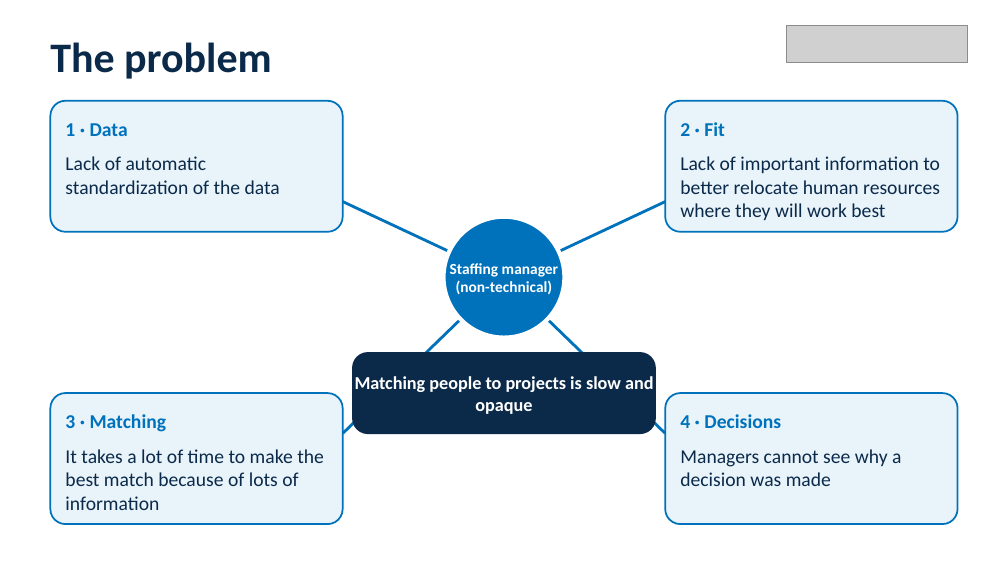
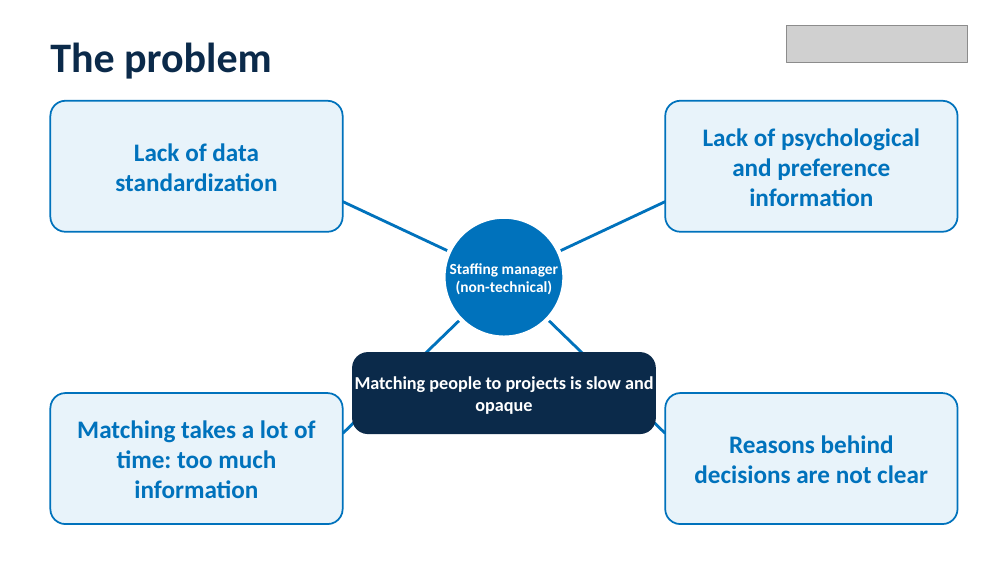
Before and after one commit to igagmol/hackaton-saturday, a slide deck: slide 2 of pitch/NTTDATA_pitch_deck.pptx. Drawn at 1008x567 pixels with LibreOffice and Linux fonts; fonts in the diff are those of the drawing; grey boxes stand for pictures. Boxes give left, top, right and bottom in pixels: in the first picture for what was removed or moved away, otherwise in the second. Text is boxed around its words. In the diff, an @@ line names an element or a change of style, - is before the commit and + after.

```diff
--- a/pitch/NTTDATA_pitch_deck.pptx
+++ b/pitch/NTTDATA_pitch_deck.pptx
@@ vertical alignment top to middle in 3 elements at (115,143,277,191), (77,420,315,498), (703,128,920,206) @@
@@ text removed at (65,123,128,136) @@
-1 · Data
@@ text at (115,143,277,191): text changed; size 14 to 18 pt; text colour #0B2A4A to #0072BC; bold on @@
-Lack of automatic standardization of the data
+Lack of data standardization
@@ text removed at (680,122,725,136) @@
-2 · Fit
@@ text at (703,128,920,206): text changed; size 14 to 18 pt; text colour #0B2A4A to #0072BC; bold on @@
-Lack of important information to better relocate human resources where they will work best
+Lack of psychological and preference information
@@ text removed at (65,414,167,432) @@
-3 · Matching
@@ text removed at (680,414,781,428) @@
-4 · Decisions
@@ text at (77,420,315,498): text changed; size 14 to 18 pt; text colour #0B2A4A to #0072BC; bold on @@
-It takes a lot of time to make the best match because of lots of information
+Matching takes a lot of time: too much information
@@ text removed at (680,449,901,486) @@
-Managers cannot see why a decision was made
@@ text added at (694,435,928,483), 18 pt, text #0072BC, bold @@
+Reasons behind decisions are not clear
```
Also in this commit, not shown: 3 other slides changed, 3 other files.
